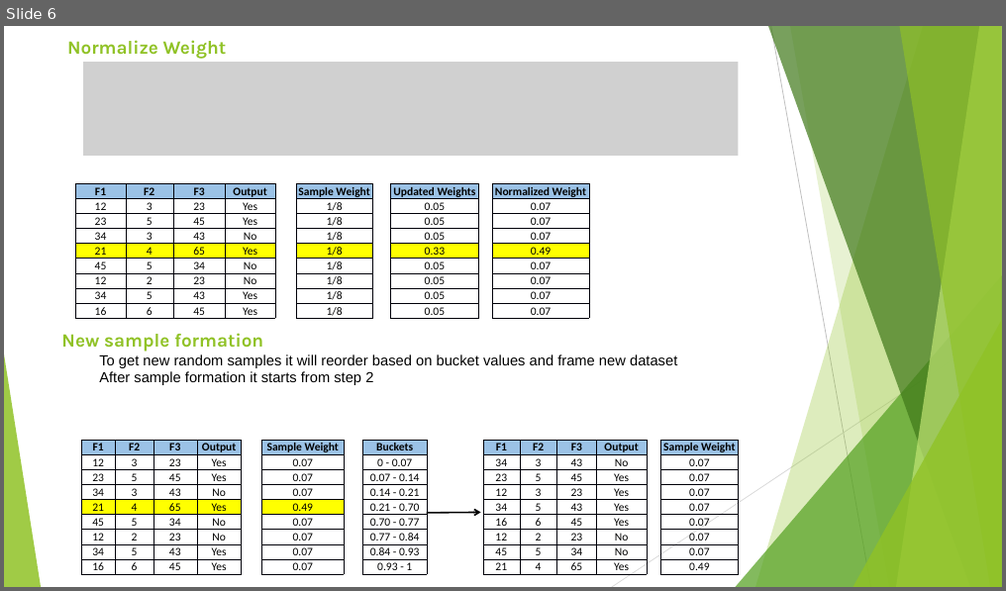
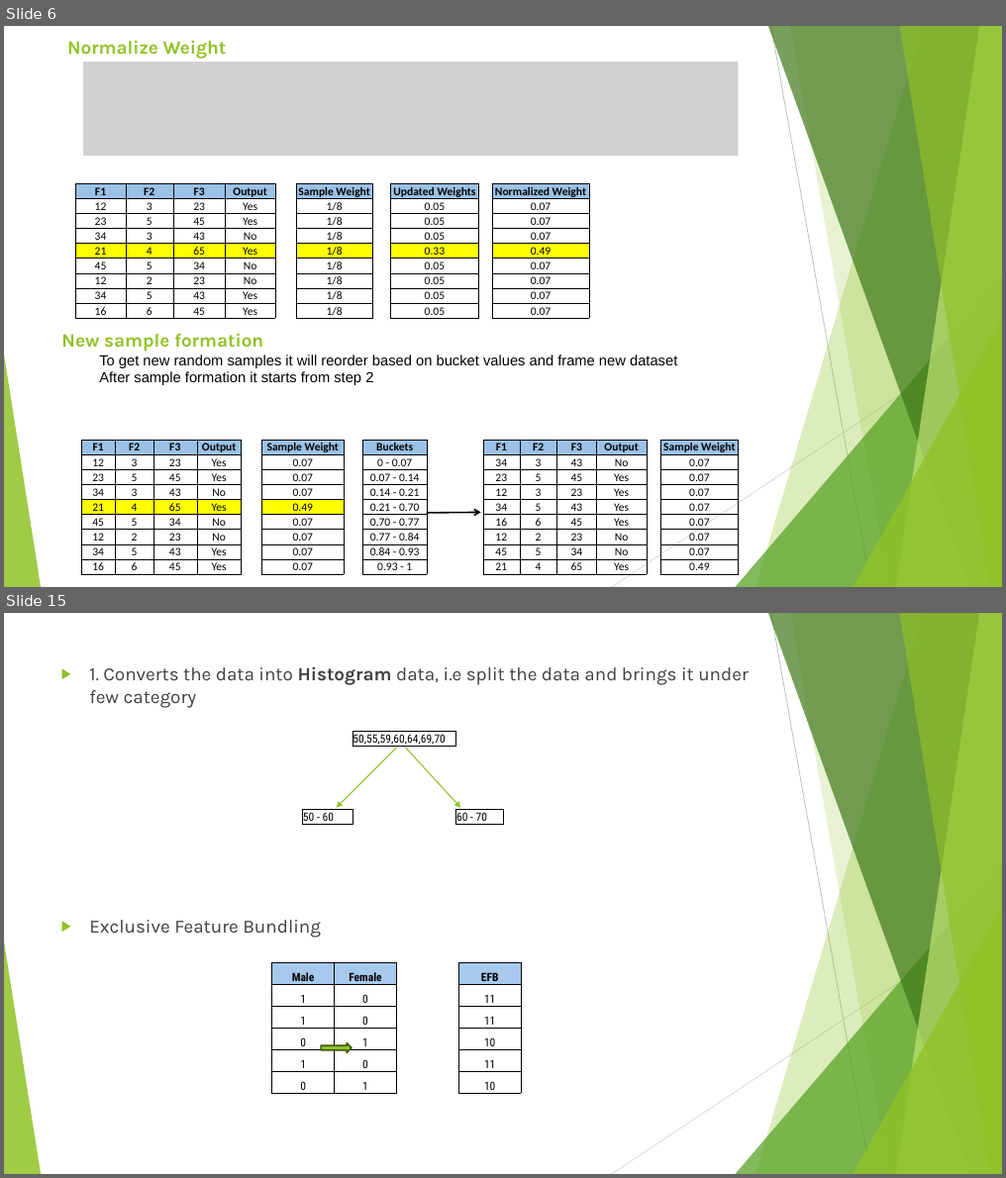
Before and after one commit to DineshC27/Hope-AI, a slide deck: Python/Machine Learning/Regression Assignment/Boosting Algorithm.pptx. Shown one above the other, each under a label of ours: slide 6 before the commit, slides 6 and 15 after it; the slides between them are not shown. The pictures are 1006x591 and 1006x1178 pixels, drawn with LibreOffice and Linux fonts; fonts in the diff are those of the drawing; grey boxes stand for pictures. Boxes give left, top, right and bottom in pixels: in the first picture for what was removed or moved away, otherwise in the second. Text is boxed around its words. In the diff, an @@ line names an element or a change of style, - is before the commit and + after.

```diff
--- a/Python/Machine Learning/Regression Assignment/Boosting Algorithm.pptx
+++ b/Python/Machine Learning/Regression Assignment/Boosting Algorithm.pptx
@@ slide 15 added at [4,613,1002,1174], background #FFFFFF; not listed: 10 template elements that a slide beside it also shows @@
@@ text added at [89,666,748,938], 18 pt, text #404040 @@
+▶ 1. Converts the data into Histogram data, i.e split the data and brings it under few category
+▶ Exclusive Feature Bundling
@@ table added at [303,731,503,829], 3 rows, 3 columns @@
+ | 50,55,59,60,64,69,70 | 
+ |  | 
+50 - 60 |  | 60 - 70
@@ arrow added from (396, 748) to (337, 808), #90C226 1 pt @@
@@ arrow added from (405, 748) to (460, 808), #90C226 1 pt @@
@@ table added at [272,963,521,1094], 6 rows, 4 columns @@
+Male | Female |  | EFB
+1 | 0 |  | 11
+1 | 0 |  | 11
+0 | 1 |  | 10
+1 | 0 |  | 11
+0 | 1 |  | 10
@@ right arrow added at [321,1044,351,1054], fill #90C226, outline #3F5511 1.5 pt @@
```
Also in this commit, not shown: 2 slides changed, 9 other slides added, 2 other files.
